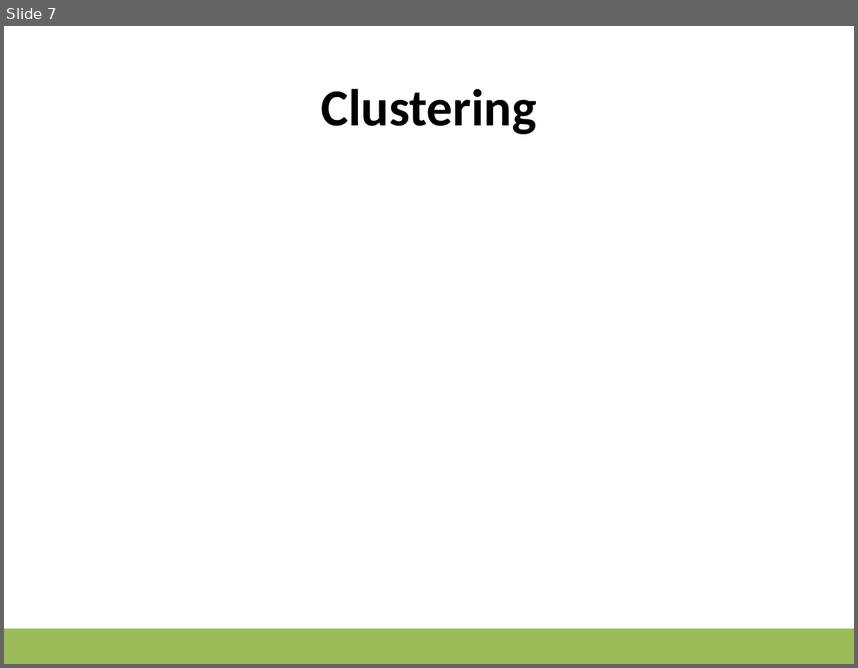
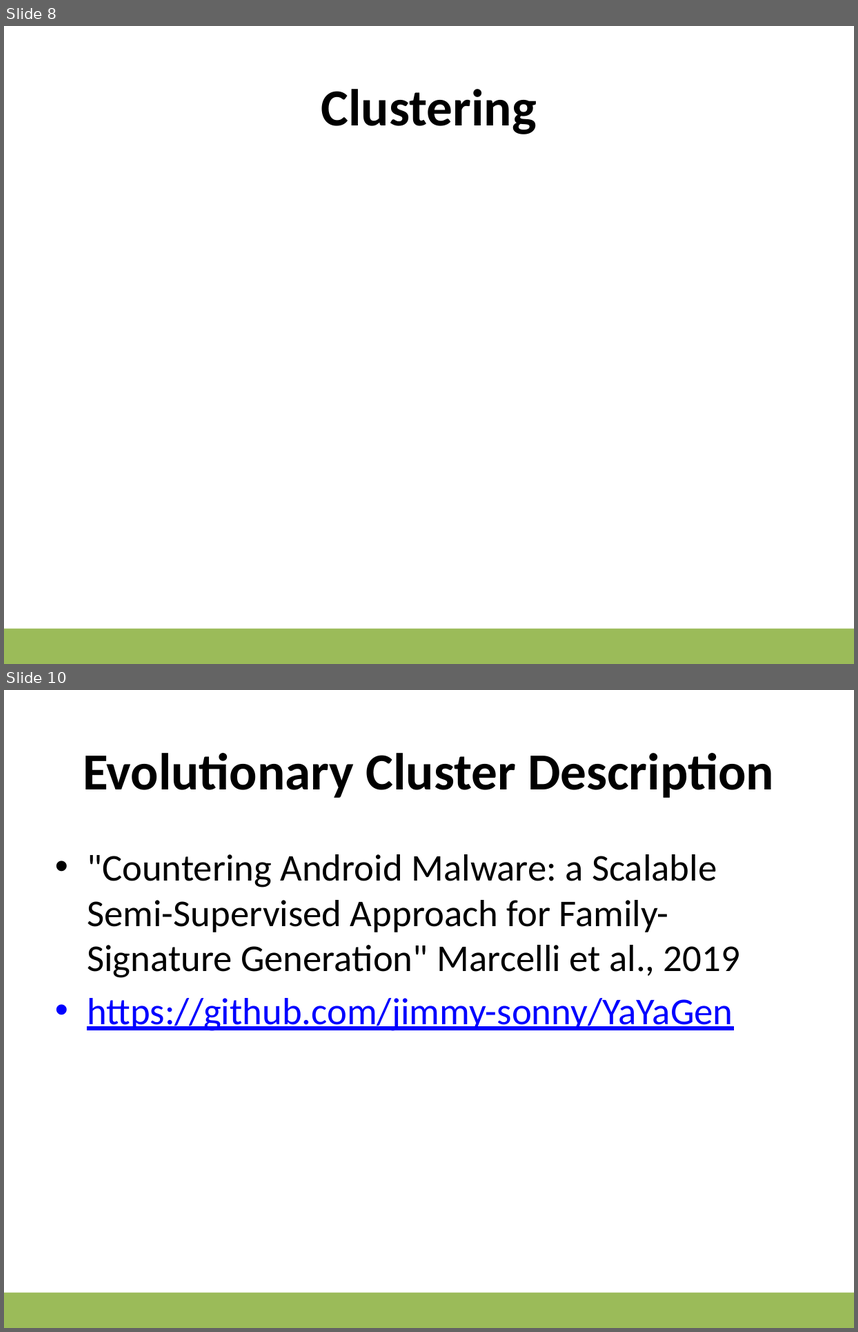
Before and after one commit to albertotonda/teaching, a slide deck: ml-subjects/Unsupervised ML.pptx. Shown one above the other, each under a label of ours: slide 7 before the commit, slides 8 and 10 after it; the slides between them are not shown. The pictures are 858x668 and 858x1332 pixels, drawn with LibreOffice and Linux fonts; fonts in the diff are those of the drawing; background and template pictures are left out. Boxes give left, top, right and bottom in pixels: in the first picture for what was removed or moved away, otherwise in the second. Text is boxed around its words. In the diff, an @@ line names an element or a change of style, - is before the commit and + after.

```diff
--- a/ml-subjects/Unsupervised ML.pptx
+++ b/ml-subjects/Unsupervised ML.pptx
@@ slide 10 added at bbox=[4, 690, 854, 1328], background #FFFFFF; not listed: 1 template element that a slide beside it also shows @@
@@ title added at bbox=[83, 753, 774, 798], 44 pt, text #000000, bold @@
+Evolutionary Cluster Description
@@ text added at bbox=[87, 854, 740, 1031], 32 pt, text #000000 @@
+• "Countering Android Malware: a Scalable Semi-Supervised Approach for Family-Signature Generation" Marcelli et al., 2019
+• https://github.com/jimmy-sonny/YaYaGen
@@ what was slide 7 is now slide 8 @@
```
Also in this commit, not shown: 3 slides changed, 3 other slides added, 1 slide removed, 4 other files.
